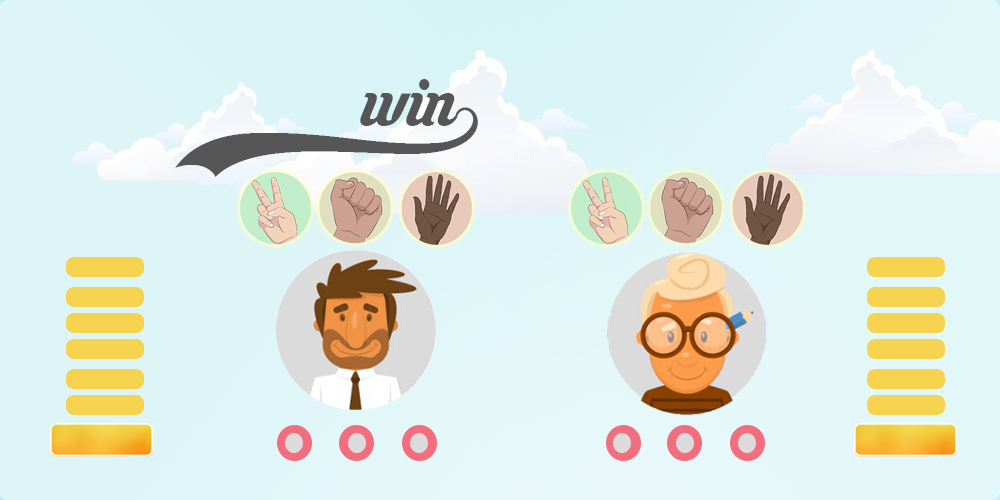
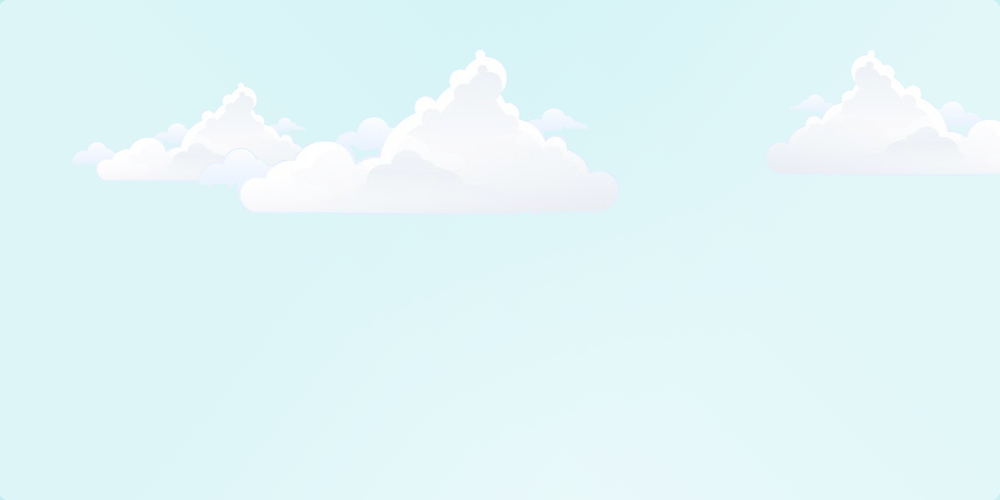
The second (1000, 500) image is a revision of the first. Changes to its layers:
hid "Rounded Rectangle 1 copy 11" over [867, 257, 945, 277]
hid "Rounded Rectangle 1 copy 10" over [867, 287, 945, 307]
hid "Rounded Rectangle 1 copy 9" over [867, 313, 945, 333]
hid "Rounded Rectangle 1 copy 8" over [867, 339, 945, 359]
hid "Rounded Rectangle 1 copy 7" over [867, 369, 945, 389]
hid "Rounded Rectangle 1 copy 6" over [867, 395, 945, 415]
hid "Rounded Rectangle 1 copy 5" over [66, 257, 144, 277]
hid "Rounded Rectangle 1 copy 4" over [66, 287, 144, 307]
hid "Rounded Rectangle 1 copy 3" over [66, 313, 144, 333]
hid "Rounded Rectangle 1 copy 2" over [66, 339, 144, 359]
hid "Rounded Rectangle 1 copy" over [66, 369, 144, 389]
hid "Rounded Rectangle 1" over [66, 395, 144, 415]
hid "pa1" over [606, 252, 767, 415]
hid "scoreTab" over [50, 423, 957, 457]
hid "cha2" over [276, 250, 436, 410]
hid "win9" over [175, 79, 478, 177]
hid "ขวายาย" over [730, 425, 765, 461]
hid "กลางยาย" over [667, 425, 702, 461]
hid "ซ้ายยาย" over [606, 425, 641, 461]
hid "ขวาชาย" over [402, 425, 437, 461]
hid "กลางชาย" over [339, 425, 374, 461]
hid "ซ้ายชาย" over [277, 425, 312, 461]
hid "paper copy" over [236, 168, 476, 249]
hid "paper" over [567, 168, 807, 249]
…and 6 more changes (6 visibility)
